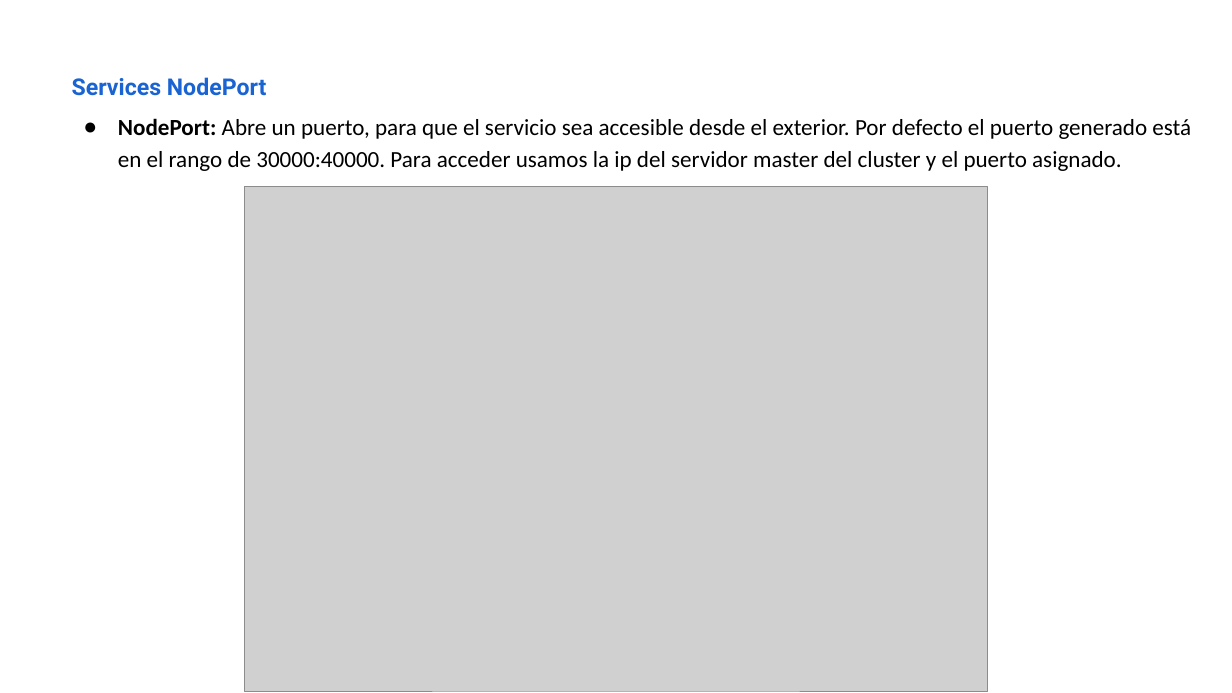
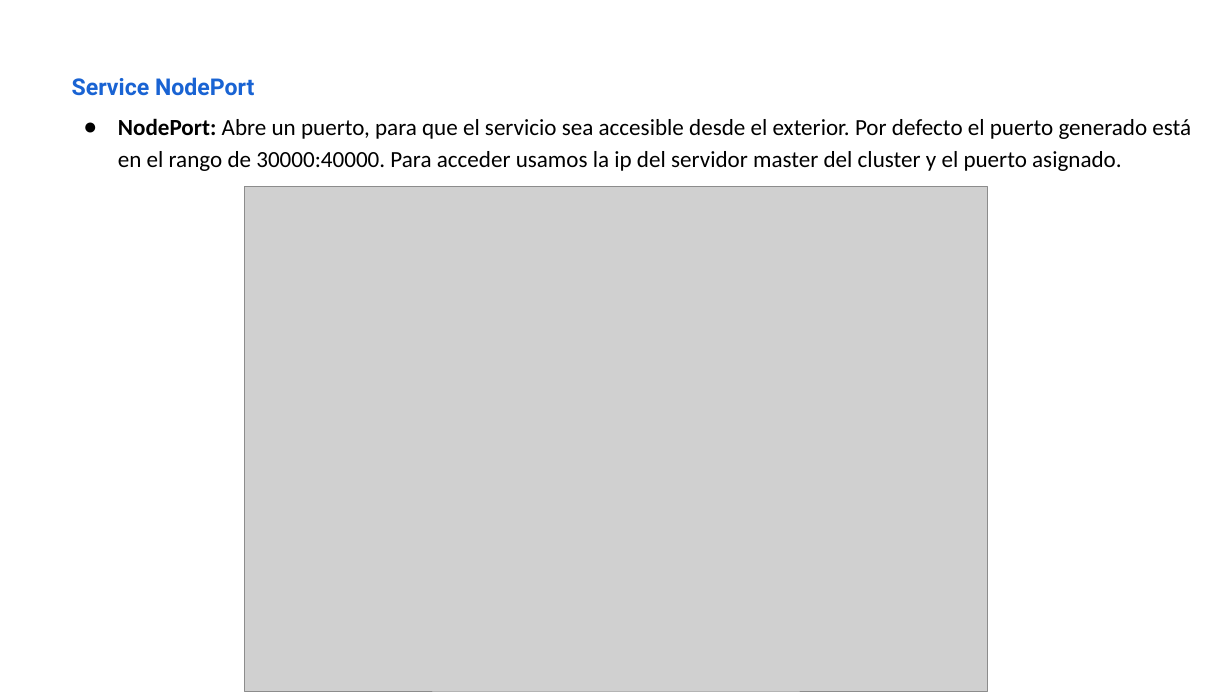
Before and after one commit to iesgn/kubernetes-storm, a slide deck: slide 5 of unidad3/presentacion_unidad3-2.odp. Drawn at 1232x693 pixels with LibreOffice and Linux fonts; fonts in the diff are those of the drawing; grey boxes stand for pictures. Boxes give left, top, right and bottom in pixels: in the first picture for what was removed or moved away, otherwise in the second. Text is boxed around its words. In the diff, an @@ line names an element or a change of style, - is before the commit and + after.

```diff
--- a/unidad3/presentacion_unidad3-2.odp
+++ b/unidad3/presentacion_unidad3-2.odp
@@ text at (x1=72, y1=77, x2=254, y2=96): text changed @@
-Services NodePort
+Service NodePort
```
Also in this commit, not shown: 5 other slides changed, 1 slide added, 1 slide removed, 3 other files.
